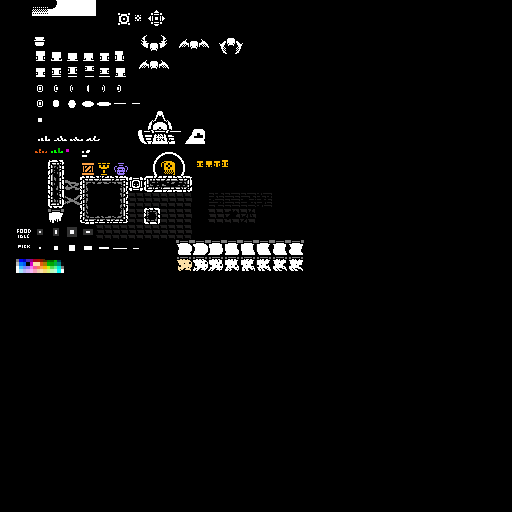
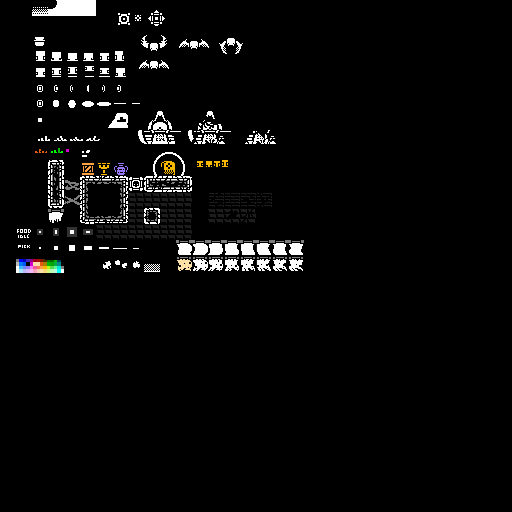
Comparing the layer stacks of the two 512 × 512 images. Changes:
painted on "Layer 16" over (103, 111, 276, 272)
